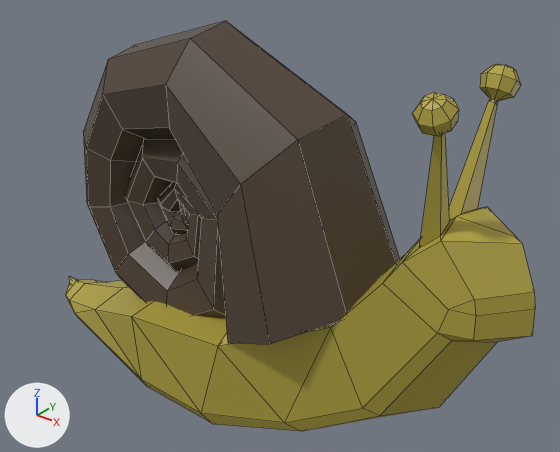
The FBX model Assets/Models/snail.fbx, before and after one commit.
The view is the same before and after, from a camera (50 mm lens) standing at (5.43, -6.63, 6.74) and looking at (0.11, 0.02, 2.61). The lights are fixed; the arrows at lower left show +X, +Y and +Z. The older version comes first. Mesh edges are drawn as thin lines. Where no turn or scale is listed for an object, it has been applied to the vertices. Vertices at exactly the same position are counted once.
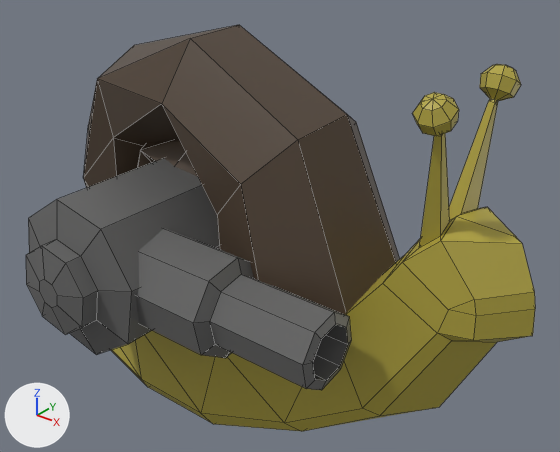
Boxes [x1, y1, x2, y2] around the edits, measured in the pictures (560 x 452 px; the box of a moved part takes in the faces that stretch with it):
'Cube', reshaped: before [83, 21, 400, 344]; after [83, 25, 400, 314]
'Cube.002', added: after [26, 158, 351, 390]
part 1 of me_cube, moved or reshaped: before [83, 21, 342, 318]; after [83, 25, 342, 214]

The change in detail:
Material 'Material.002' (mat_material_002) is new.
Its base color is (0.127, 0.127, 0.125) (dark grey #646463).
Its roughness is 0.4.
me_cube is used by ob_cube; location (-0.38, 0.0, 1.84).
me_cube had 192 vertices, 185 faces and spanned x -2.96..2.12, y -1.16..1.16, z -1.39..3.11.
me_cube now has 97 vertices, 134 faces and spans x -2.97..2.12, y -1.16..1.16, z -1.3..3.01.
Part 1, on me_cube:
170 vertices are removed from x -2.96..1.74, y -0.75..0.75, z -1.39..3.11.
177 faces are deleted.
75 vertices are added at x -2.97..1.73, y -0.79..0.71, z -1.3..3.01.
126 new faces join them.
Mesh me_cube_005 is new.
It has 88 vertices, 73 faces and spans x -1.87..2.23, y -3.5..-1.06, z -0.54..1.39.
It uses material mat_material_002 (dark grey #646463).
Object 'Cube.002' (ob_cube_002) is new; it shows me_cube_005.
Its location is (-0.38, 1.11, 1.84).
